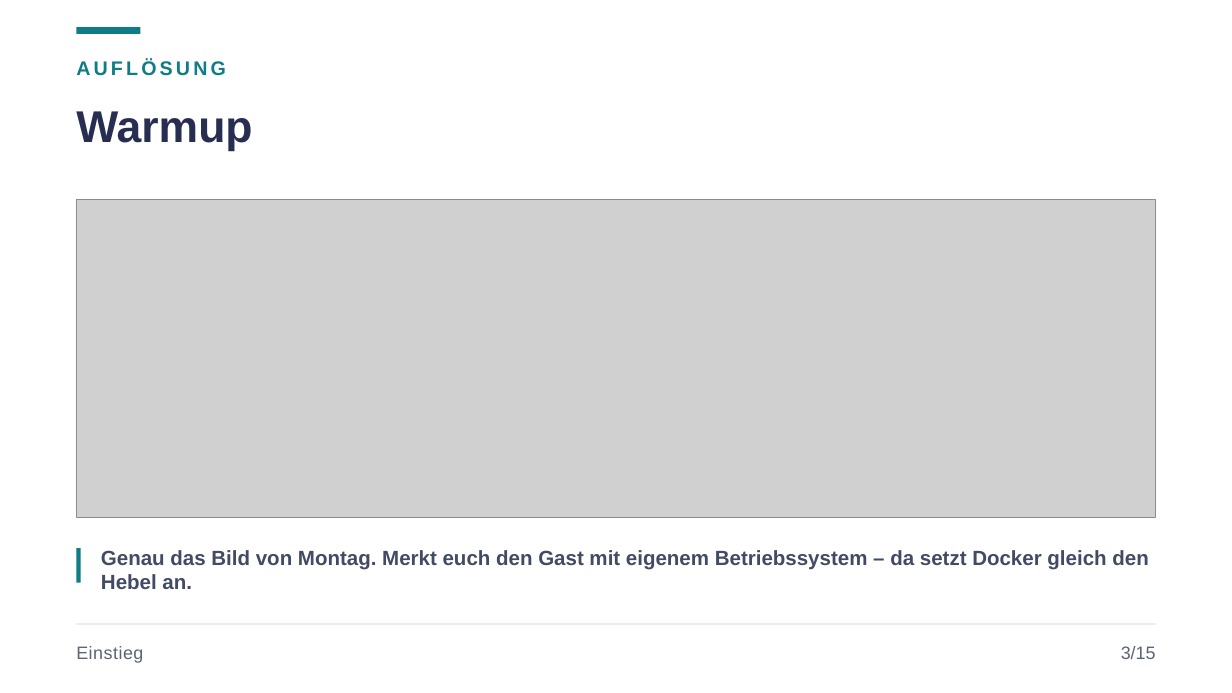
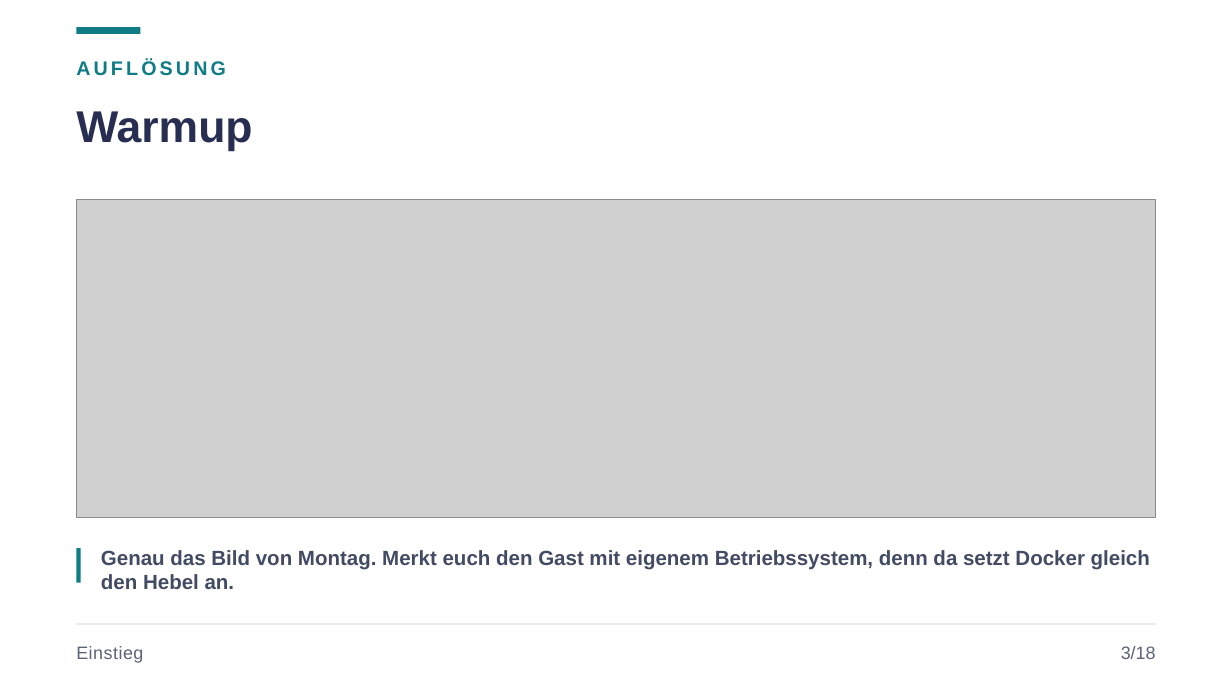
Before and after one commit to JacobMenge/kurs-unterlagen, a slide deck: slide 4 of folien/05-docker-einfuehrung.pptx. Drawn at 1232x693 pixels with LibreOffice and Linux fonts; fonts in the diff are those of the drawing; grey boxes stand for pictures. Boxes give left, top, right and bottom in pixels: in the first picture for what was removed or moved away, otherwise in the second. Text is boxed around its words. In the diff, an @@ line names an element or a change of style, - is before the commit and + after.

Commit message:
new docker fix

```diff
--- a/folien/05-docker-einfuehrung.pptx
+++ b/folien/05-docker-einfuehrung.pptx
@@ text at (101, 550, 1150, 589): text changed @@
-Genau das Bild von Montag. Merkt euch den Gast mit eigenem Betriebssystem – da setzt Docker gleich den Hebel an.
+Genau das Bild von Montag. Merkt euch den Gast mit eigenem Betriebssystem, denn da setzt Docker gleich den Hebel an.
@@ text at (1121, 646, 1156, 659): text changed @@
-3/15
+3/18
```
Also in this commit, not shown: 17 other slides changed, 4 slides added, 1 slide removed, 13 other files.
